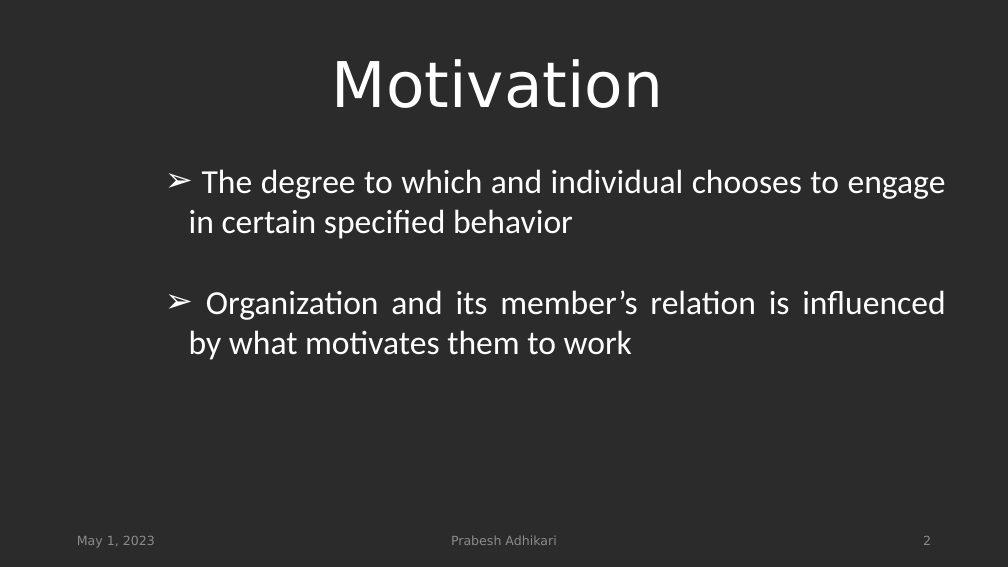
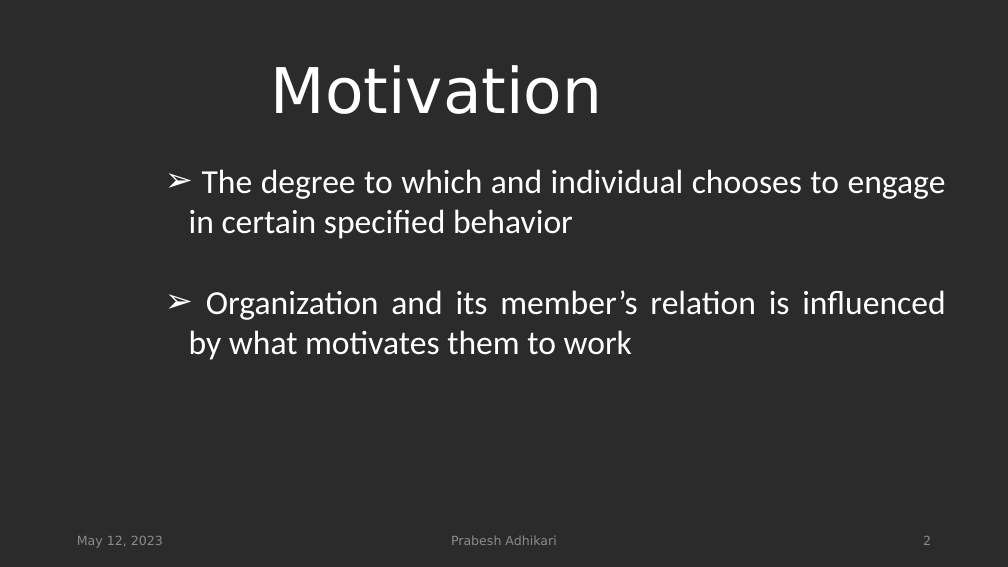
Before and after one commit to spaggiari65/present, a slide deck: slide 2 of WORK MOTIVATION.pptx. Drawn at 1008x567 pixels with LibreOffice and Linux fonts; fonts in the diff are those of the drawing; background and template pictures are left out; a plain dark background stands for a picture behind light text. Boxes give left, top, right and bottom in pixels: in the first picture for what was removed or moved away, otherwise in the second. Text is boxed around its words. In the diff, an @@ line names an element or a change of style, - is before the commit and + after.

```diff
--- a/WORK MOTIVATION.pptx
+++ b/WORK MOTIVATION.pptx
@@ title "Motivation": place and size @@
-title "Motivation" at bbox=[332, 59, 663, 108]
+title "Motivation" at bbox=[271, 65, 602, 114]
@@ text at bbox=[77, 536, 163, 548]: text changed @@
-May 1, 2023
+May 12, 2023
```
Also in this commit, not shown: 23 other slides changed, 4 slides added.
